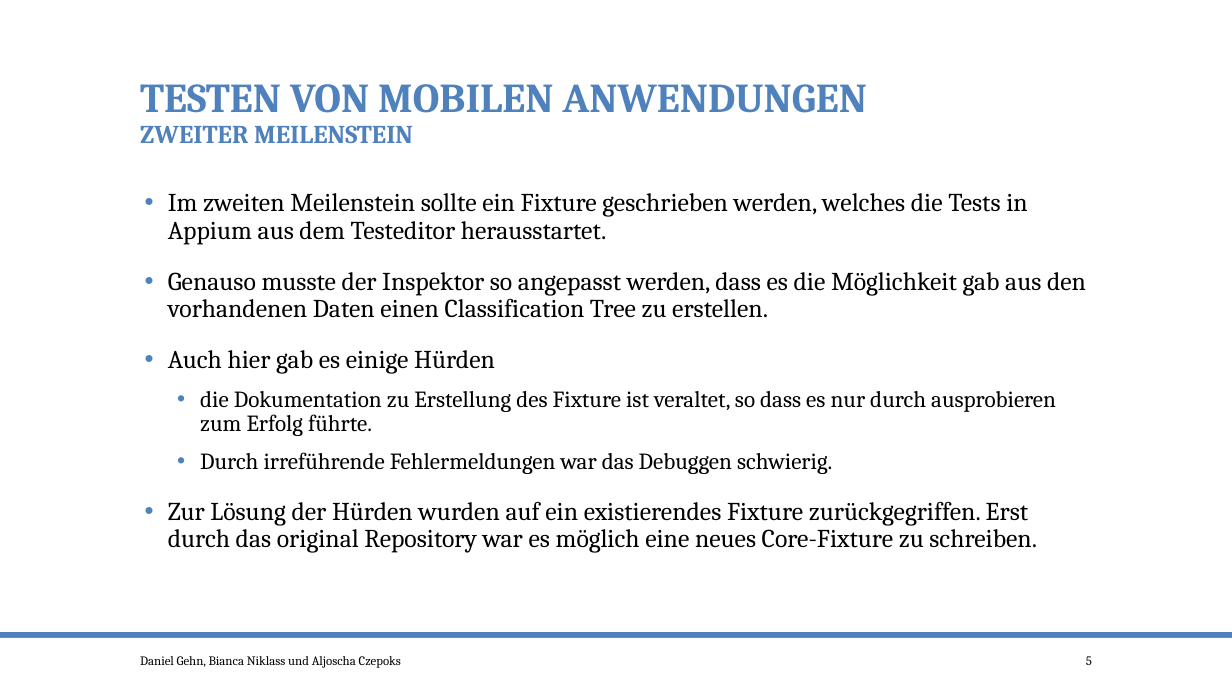
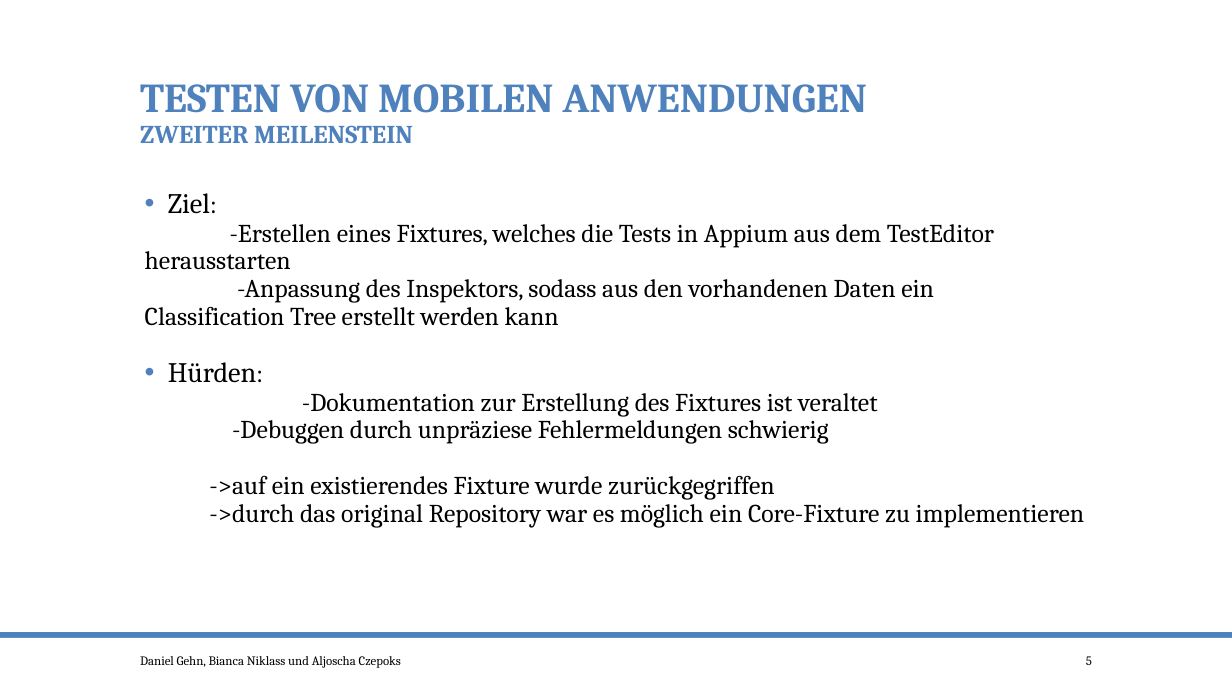
Before and after one commit to po-test-ws-2015/test-cycle, a slide deck: slide 5 of TestenMileStone3.pptx. Drawn at 1232x693 pixels with LibreOffice and Linux fonts; fonts in the diff are those of the drawing. Boxes give left, top, right and bottom in pixels: in the first picture for what was removed or moved away, otherwise in the second. Text is boxed around its words. In the diff, an @@ line names an element or a change of style, - is before the commit and + after.

Commit message:
fertige Präsi. Hürden beim TestEditor steht noch nichts

```diff
--- a/TestenMileStone3.pptx
+++ b/TestenMileStone3.pptx
@@ text at [145, 193, 1084, 527]: text changed @@
-• Im zweiten Meilenstein sollte ein Fixture geschrieben werden, welches die Tests in Appium aus dem Testeditor herausstartet.
-• Genauso musste der Inspektor so angepasst werden, dass es die Möglichkeit gab aus den vorhandenen Daten einen Classification Tree zu erstellen.
-• Auch hier gab es einige Hürden
-  • die Dokumentation zu Erstellung des Fixture ist veraltet, so dass es nur durch ausprobieren zum Erfolg führte.
-  • Durch irreführende Fehlermeldungen war das Debuggen schwierig.
-• Zur Lösung der Hürden wurden auf ein existierendes Fixture zurückgegriffen. Erst durch das original Repository war es möglich eine neues Core-Fixture zu schreiben.
+• Ziel:
+-Erstellen eines Fixtures, welches die Tests in Appium aus dem TestEditor herausstarten
+-Anpassung des Inspektors, sodass aus den vorhandenen Daten ein Classification Tree erstellt werden kann
+• Hürden:
+    -Dokumentation zur Erstellung des Fixtures ist veraltet
+    -Debuggen durch unpräziese Fehlermeldungen schwierig
+    ->auf ein existierendes Fixture wurde zurückgegriffen
+    ->durch das original Repository war es möglich ein Core-Fixture zu implementieren
```
Also in this commit, not shown: 3 other slides changed.
